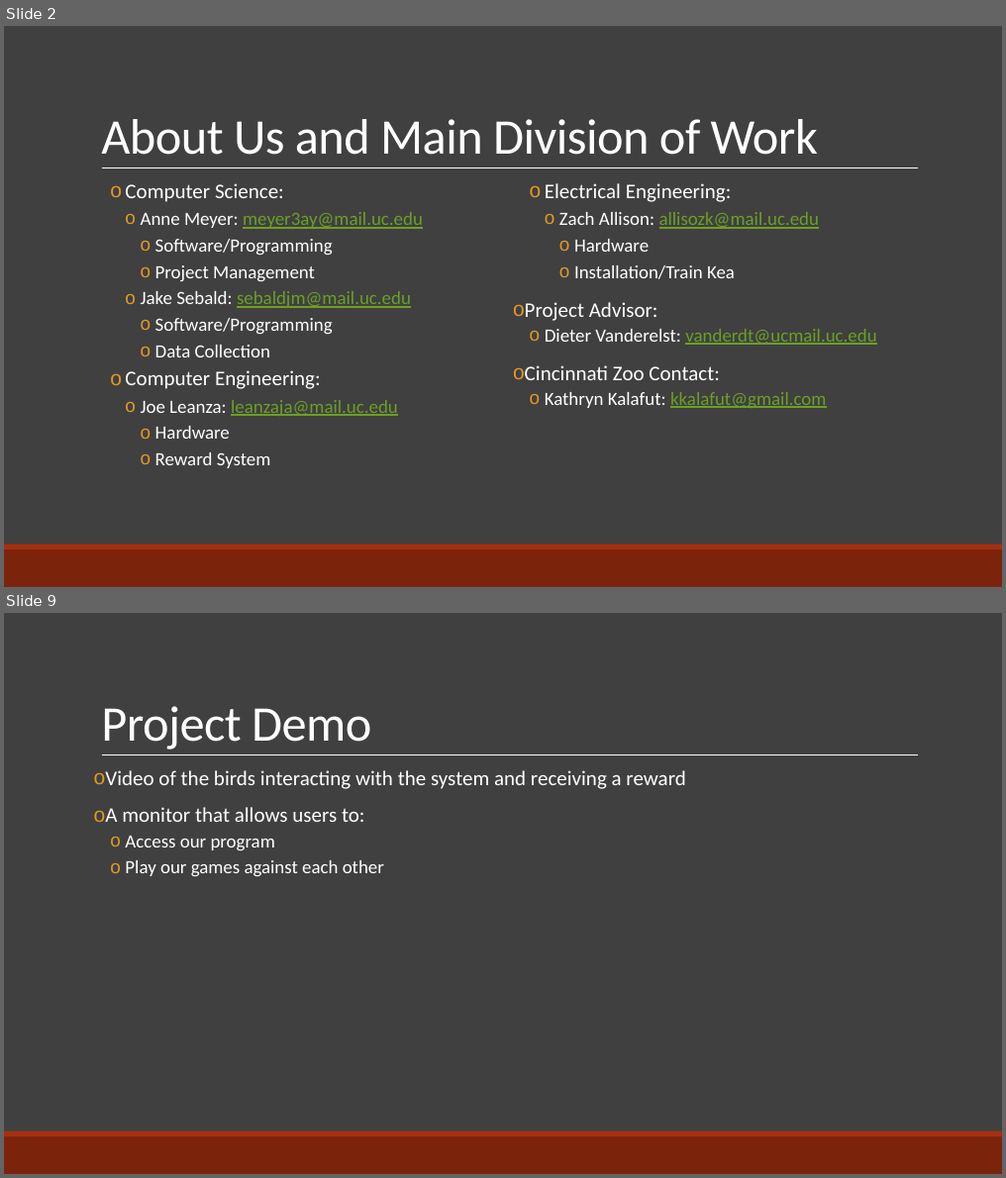
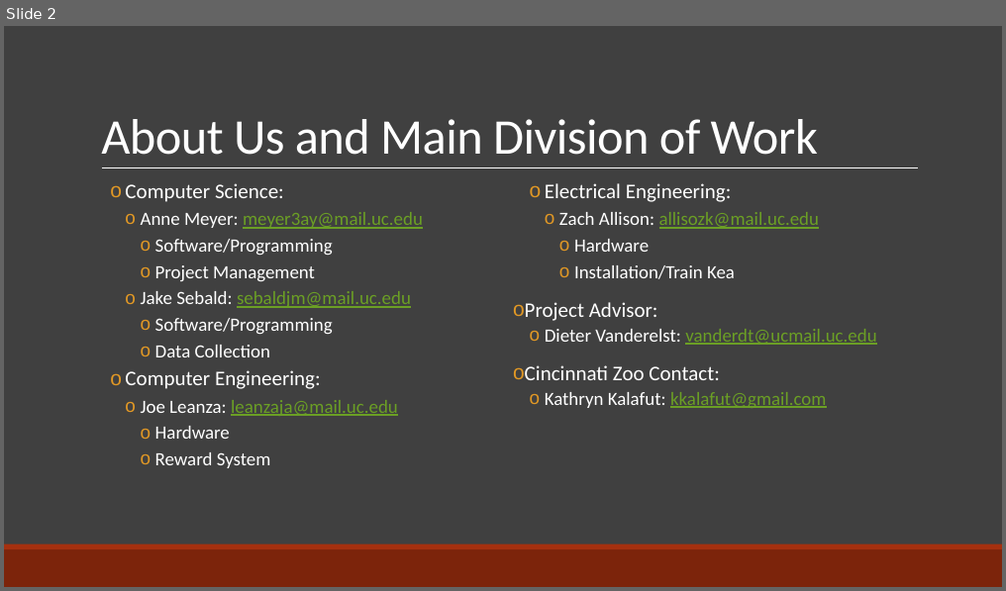
Before and after one commit to AnneRenee42/SeniorDesign, a slide deck: Kea PowerPoint.pptx. Shown one above the other, each under a label of ours: slides 2 and 9 before the commit, slide 2 after it; the slides between them are not shown. The pictures are 1006x1178 and 1006x591 pixels, drawn with LibreOffice and Linux fonts; fonts in the diff are those of the drawing. Boxes give left, top, right and bottom in pixels: in the first picture for what was removed or moved away, otherwise in the second. Text is boxed around its words. In the diff, an @@ line names an element or a change of style, - is before the commit and + after.

```diff
--- a/Kea PowerPoint.pptx
+++ b/Kea PowerPoint.pptx
@@ slide 9 removed at <box>4,613,1002,1174</box>, background #404040; not listed: 3 template elements that a slide beside it also shows @@
@@ title removed at <box>101,706,371,750</box> @@
-Project Demo
@@ text removed at <box>105,770,685,876</box> @@
-o Video of the birds interacting with the system and receiving a reward
-o A monitor that allows users to:
-  o Access our program
-  o Play our games against each other
```
Also in this commit, not shown: 4 slides changed, 4 slides added, 2 other slides removed.
